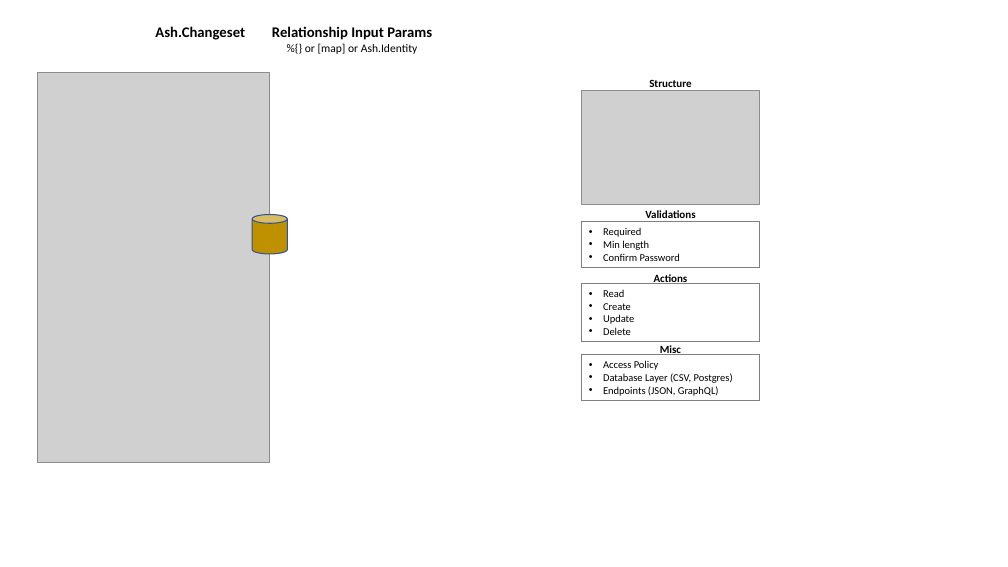
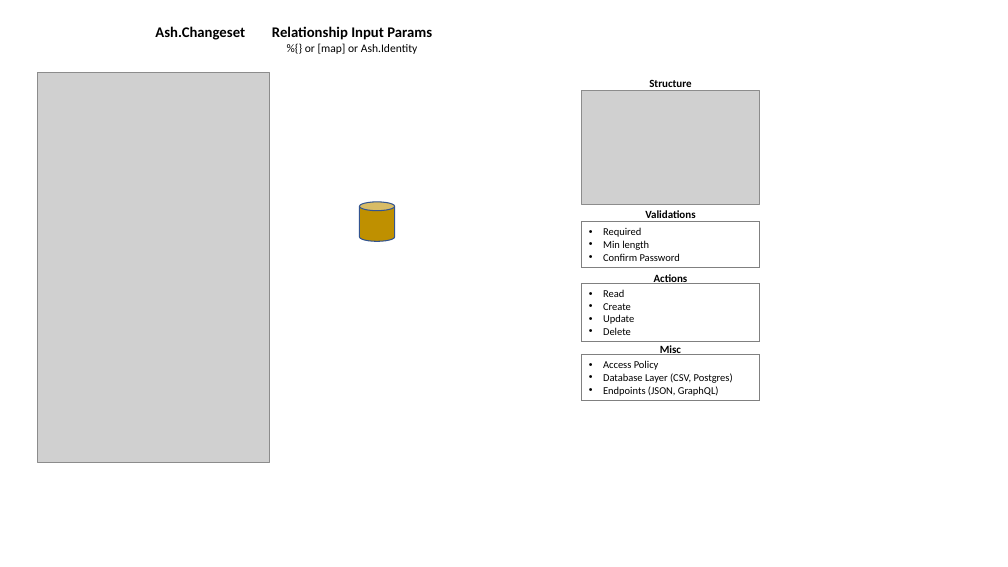
Before and after one commit to mrjbj/form_validator, a slide deck: slide 14 of notebook/Manage_Relationship.pptx. Drawn at 1008x567 pixels with LibreOffice and Linux fonts; fonts in the diff are those of the drawing; grey boxes stand for pictures. Boxes give left, top, right and bottom in pixels: in the first picture for what was removed or moved away, otherwise in the second. Text is boxed around its words. In the diff, an @@ line names an element or a change of style, - is before the commit and + after.

```diff
--- a/notebook/Manage_Relationship.pptx
+++ b/notebook/Manage_Relationship.pptx
@@ cylinder moved from (x1=253, y1=215, x2=288, y2=254) to (x1=360, y1=202, x2=395, y2=241) @@
```
Also in this commit, not shown: 1 other slide changed, 3 slides added, 6 other files.
